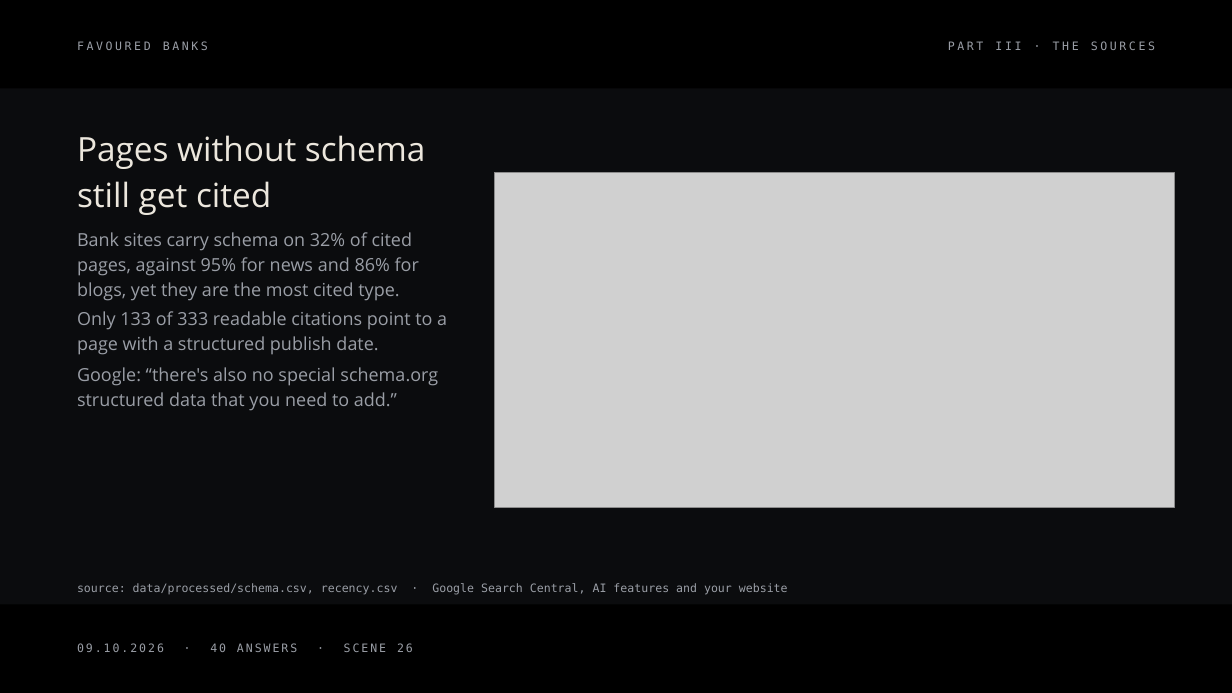
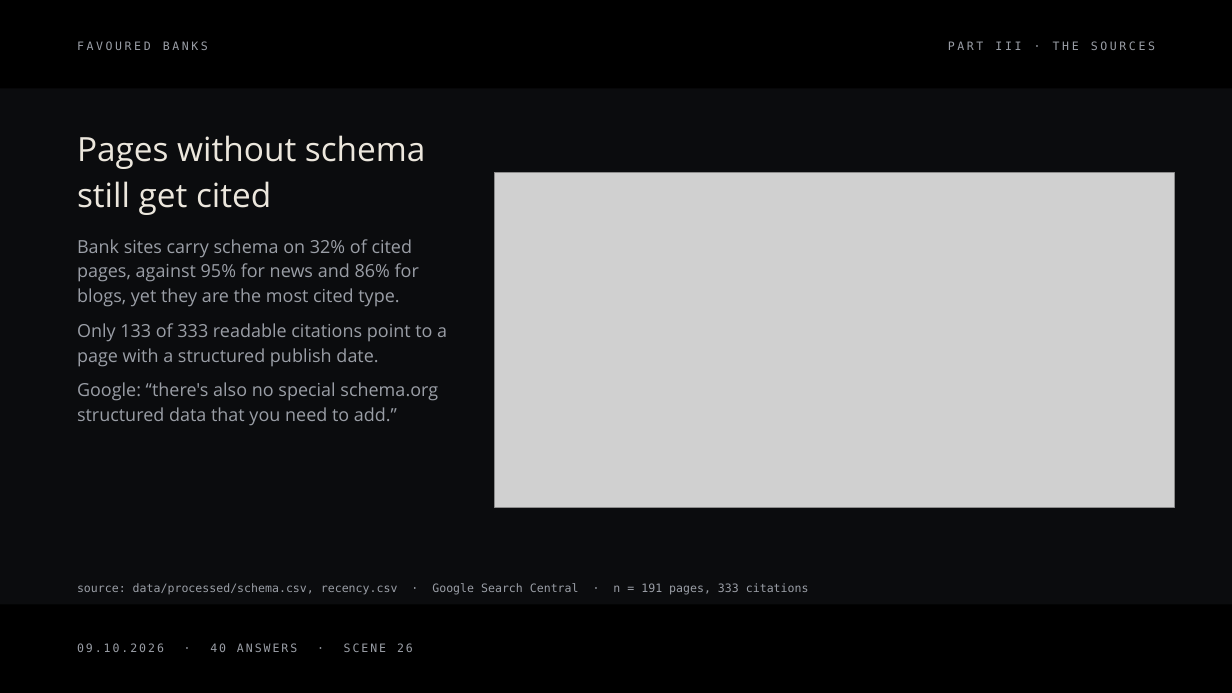
Before and after one commit to rgmwnn/geo-bank-visibility, a slide deck: slide 26 of deck/out/favoured-banks.pptx. Drawn at 1232x693 pixels with LibreOffice and Linux fonts; fonts in the diff are those of the drawing; grey boxes stand for pictures. Boxes give left, top, right and bottom in pixels: in the first picture for what was removed or moved away, otherwise in the second. Text is boxed around its words. In the diff, an @@ line names an element or a change of style, - is before the commit and + after.

```diff
--- a/deck/out/favoured-banks.pptx
+++ b/deck/out/favoured-banks.pptx
@@ text "Bank sites carry schema on ...": place and size @@
-text "Bank sites carry schema on ..." at (77, 232, 419, 301)
+text "Bank sites carry schema on ..." at (77, 239, 419, 307)
@@ text "Only 133 of 333 readable ...": place and size @@
-text "Only 133 of 333 readable ..." at (77, 311, 447, 355)
+text "Only 133 of 333 readable ..." at (77, 323, 447, 367)
@@ text "Google: “there's also no special ...": place and size @@
-text "Google: “there's also no special ..." at (77, 367, 438, 411)
+text "Google: “there's also no special ..." at (77, 382, 438, 426)
@@ text at (77, 583, 809, 595): text changed @@
-source: data/processed/schema.csv, recency.csv · Google Search Central, AI features and your website
+source: data/processed/schema.csv, recency.csv · Google Search Central · n = 191 pages, 333 citations
```
Also in this commit, not shown: 31 other slides changed, 9 other files.
